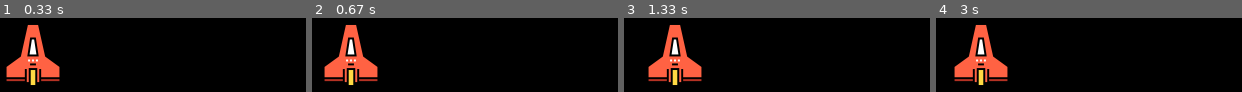
Above: before the commit, frames 1-4 (left to right).
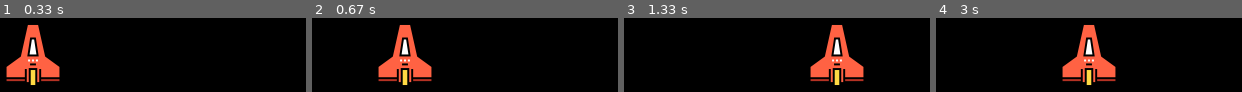
Above: after the commit, the same moments.

Repository: YoLoADR/pygame
Game: pygame game, started from main.py
The game is run twice, just before and just after one commit, with the same random seed, the same clock (stepped at 60 frames per second) and the same inputs.
Inputs:
- Up to frame 1 (0.33 s): no input
- Up to frame 2 (0.67 s): hold Right from 0.33 s (still down)
- Up to frame 3 (1.33 s): release Right at 0.8 s; hold Right 0.83-1.3 s
- Up to frame 4 (3 s): hold Left 1.33-1.87 s; hold Right 2.33-2.97 s

Frame 1 is identical in both runs. In frame 2, 14% of the frame differs, in the area x 3-40%, y 9-91%; in frame 3, 14%; in frame 4, 14%.

Commit message:
set up limit of the area mouvement based on the screen

Diff:
--- a/main.py
+++ b/main.py
@@ -36,19 +36,20 @@
         if event.type == pygame.KEYDOWN:
             if event.key == pygame.K_LEFT:
                 print("Left arrow is pressed")
-                playerX_change = -0.3
+                playerX_change = -3
             if event.key == pygame.K_RIGHT:
                 print("Right arrow is pressed")
-                playerX_change = 0.3
+                playerX_change = 3
 
         if event.type == pygame.KEYUP:
-            if event.key == pygame.K_UP:
+            if event.key == pygame.K_LEFT and event.key == pygame.K_RIGHT:
                 print("Up arrow is pressed")
-                playerY_change = -0.3
-            if event.key == pygame.K_DOWN:
-                print("Down arrow is pressed")
-                playerY_change = 0.3
+                playerX_change = 0
+
     playerX += playerX_change
-    playerY += playerY_change
+    if playerX <= 0:
+        playerX = 0
+    elif playerX >= 736:
+        playerX = 736
     player(playerX, playerY)
     pygame.display.update()
